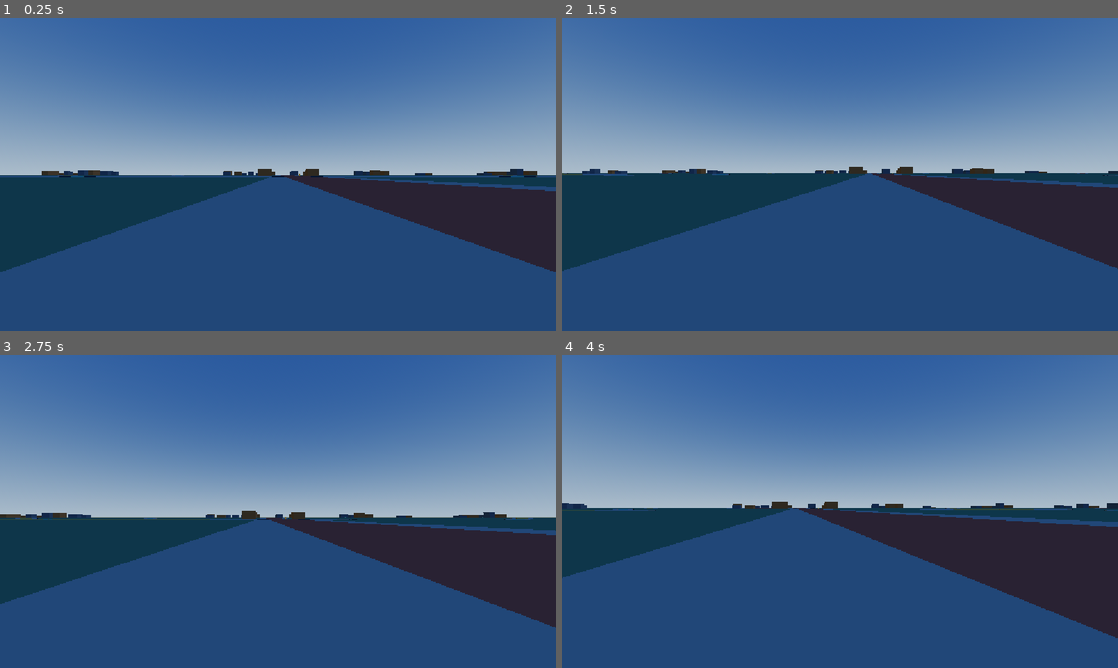
Above: before the commit, frames 1-4 (two rows, left to right).
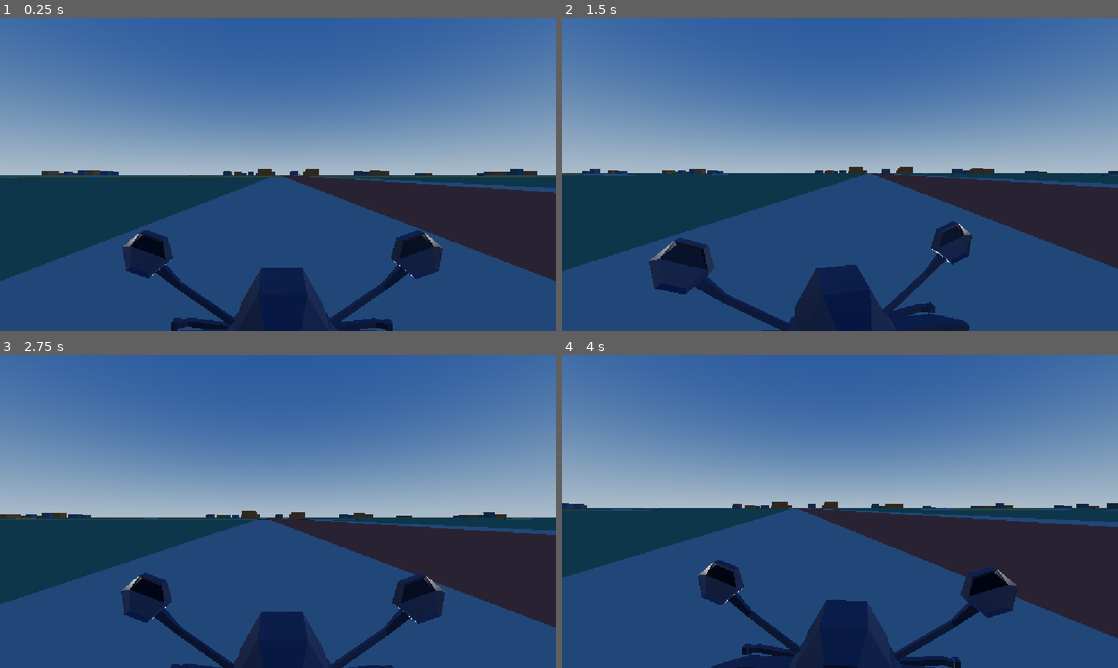
Above: after the commit, the same moments.

Repository: renyuba123/song-wai-mai
Game: Godot game, scene res://scenes/main/main.tscn
Two runs of this game, one before a commit and one after it. Both use one fixed random seed, a clock stepped at 60 frames per second and the inputs below.
Inputs (mouse positions are in pixels of both pictures, inside the frame that each line leads up to):
- Up to frame 1 (0.25 s): no input
- Up to frame 2 (1.5 s): tap Enter at 0.5 s; move the mouse to (867, 174) at 0.52 s; hold E (interact) 0.53-1.28 s; hold W (move_forward) from 0.53 s (still down); move the mouse to (812, 174) at 1.27 s; tap E (interact) at 1.35 s
- Up to frame 3 (2.75 s): keep holding W (move_forward); move the mouse to (289, 505) at 2.02 s; hold E (interact) from 2.03 s (still down)
- Up to frame 4 (4 s): keep holding W (move_forward); move the mouse to (834, 517) at 2.77 s; release E (interact) at 2.78 s; tap E (interact) at 2.85 s; move the mouse to (878, 514) at 3.52 s; hold E (interact) from 3.53 s (still down)

The runs differ from the first frame. In frame 1, 8.5% of the frame differs, in the area x 0-100%, y 48-100%; in frame 2, 6.8%; in frame 3, 5.5%; in frame 4, 6.9%.

Commit message:
Add files via upload

Diff:
--- a/scenes/player/player.tscn
+++ b/scenes/player/player.tscn
@@ -1,18 +1,27 @@
-[gd_scene load_steps=3 format=3]
+[gd_scene format=3 uid="uid://bhtnsn6bhwr5h"]
 
-[ext_resource type="Script" path="res://scripts/player/player_controller.gd" id="1_player"]
+[ext_resource type="Script" uid="uid://dl4qjpdgp2ukb" path="res://scripts/player/player_controller.gd" id="1_player"]
+[ext_resource type="PackedScene" uid="uid://c5udir2xpgxqv" path="res://assets/models/电鸡模型.glb" id="2_dovo2"]
 
 [sub_resource type="CapsuleShape3D" id="CapsuleShape3D_player"]
 radius = 0.35
 height = 1.8
 
-[node name="Player" type="CharacterBody3D"]
+[node name="Player" type="CharacterBody3D" unique_id=805032846 node_paths=PackedStringArray("steering_pivot")]
 script = ExtResource("1_player")
+steering_pivot = NodePath("电鸡模型/Empty")
+max_steer_angle = 30.0
+steer_response = 1.0
 
-[node name="CollisionShape3D" type="CollisionShape3D" parent="."]
-transform = Transform3D(1, 0, 0, 0, 1, 0, 0, 0, 1, 0, 0.9, 0)
+[node name="电鸡模型" parent="." unique_id=690155907 instance=ExtResource("2_dovo2")]
+transform = Transform3D(-1, 0, 8.742278e-08, 0, 1, 0, -8.742278e-08, 0, -1, 0, 0.8, 0)
+
+[node name="CollisionShape3D" type="CollisionShape3D" parent="." unique_id=847726229]
+transform = Transform3D(1, 0, 0, 0, 1, 0, 0, 0, 1, 0, 1.3682455, 0)
 shape = SubResource("CapsuleShape3D_player")
 
-[node name="Camera3D" type="Camera3D" parent="."]
-transform = Transform3D(1, 0, 0, 0, 1, 0, 0, 0, 1, 0, 1.6, 0)
+[node name="Camera3D" type="Camera3D" parent="." unique_id=191232166]
+transform = Transform3D(1, 0, 0, 0, 1, 0, 0, 0, 1, 0, 2.0682454, 0)
 current = true
+
+[editable path="电鸡模型"]
